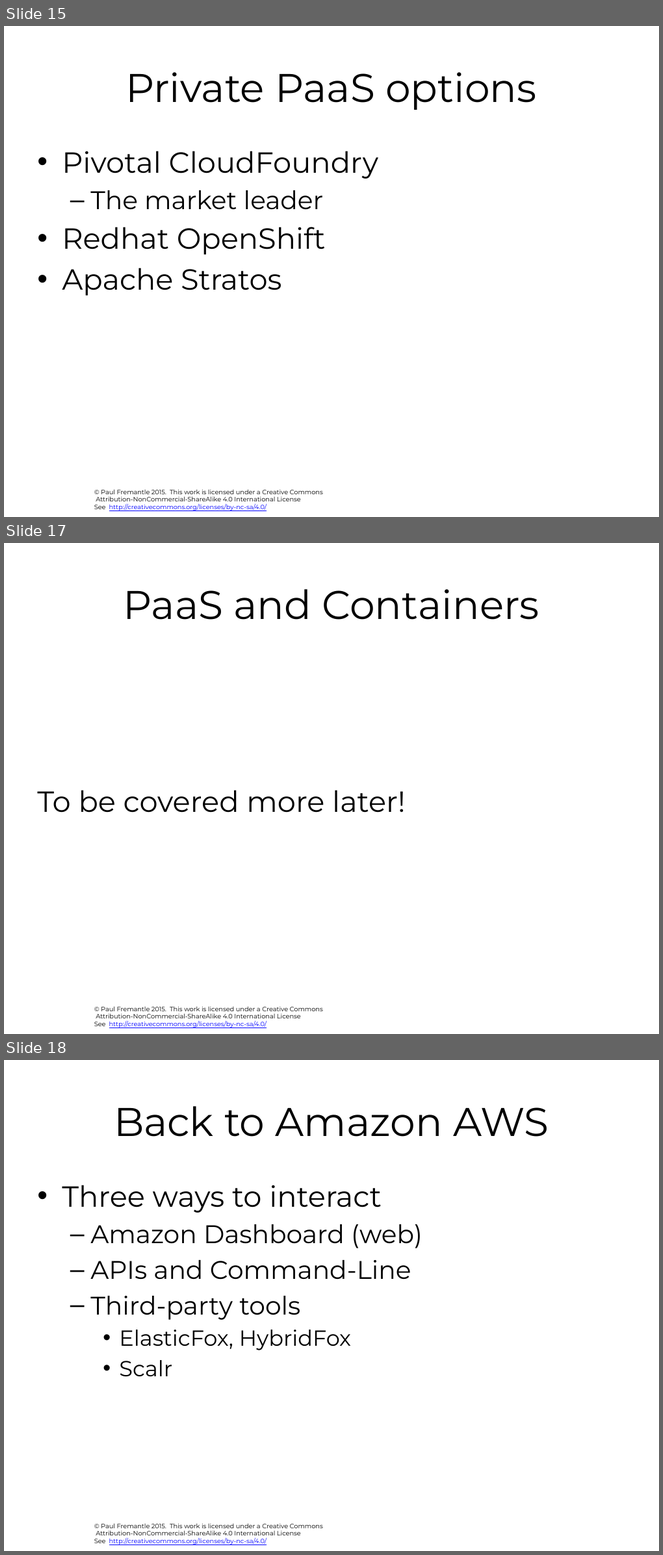
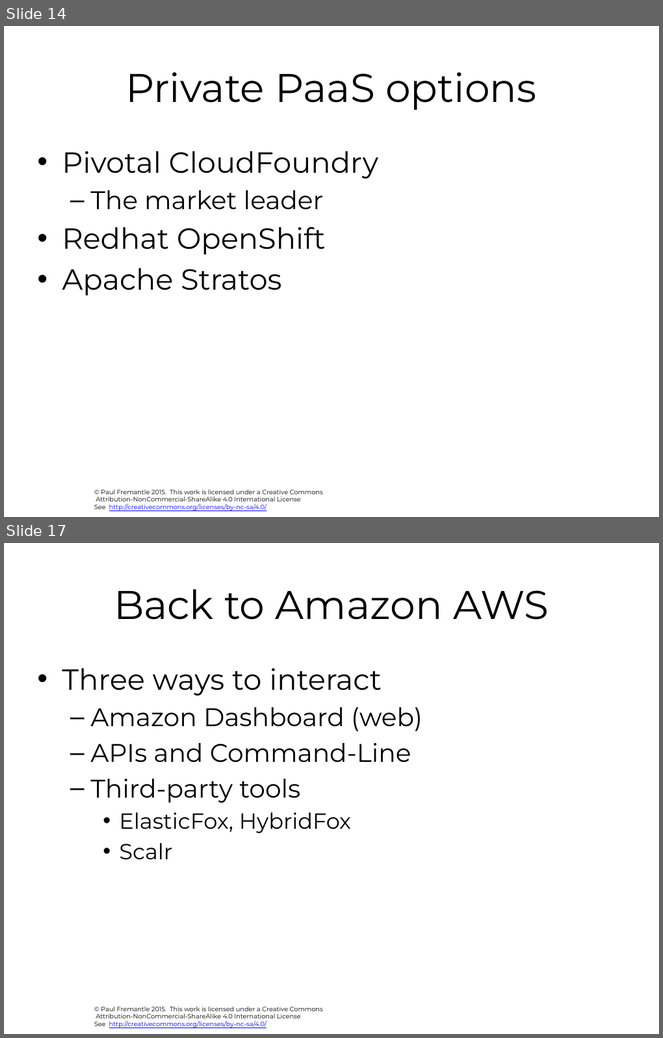
Before and after one commit to pzfreo/ox-clo, a slide deck: pres-source/02-understanding-cloud-services.pptx. Shown one above the other, each under a label of ours: slides 15, 17 and 18 before the commit, slides 14 and 17 after it; the slides between them are not shown. The pictures are 663x1555 and 663x1038 pixels, drawn with LibreOffice and Linux fonts; fonts in the diff are those of the drawing; background and template pictures are left out. Boxes give left, top, right and bottom in pixels: in the first picture for what was removed or moved away, otherwise in the second. Text is boxed around its words. In the diff, an @@ line names an element or a change of style, - is before the commit and + after.

```diff
--- a/pres-source/02-understanding-cloud-services.pptx
+++ b/pres-source/02-understanding-cloud-services.pptx
@@ slide 17 removed at bbox=[4, 543, 659, 1034], background #FFFFFF; not listed: 1 template element that a slide beside it also shows @@
@@ title removed at bbox=[123, 589, 540, 620] @@
-PaaS and Containers
@@ text removed at bbox=[37, 790, 406, 813] @@
-To be covered more later!
@@ what was slide 15 is now slide 14 @@
@@ what was slide 18 is now slide 17 @@
```
Also in this commit, not shown: 1 slide changed, 2 slides added, 2 other slides removed, 8 other files.
